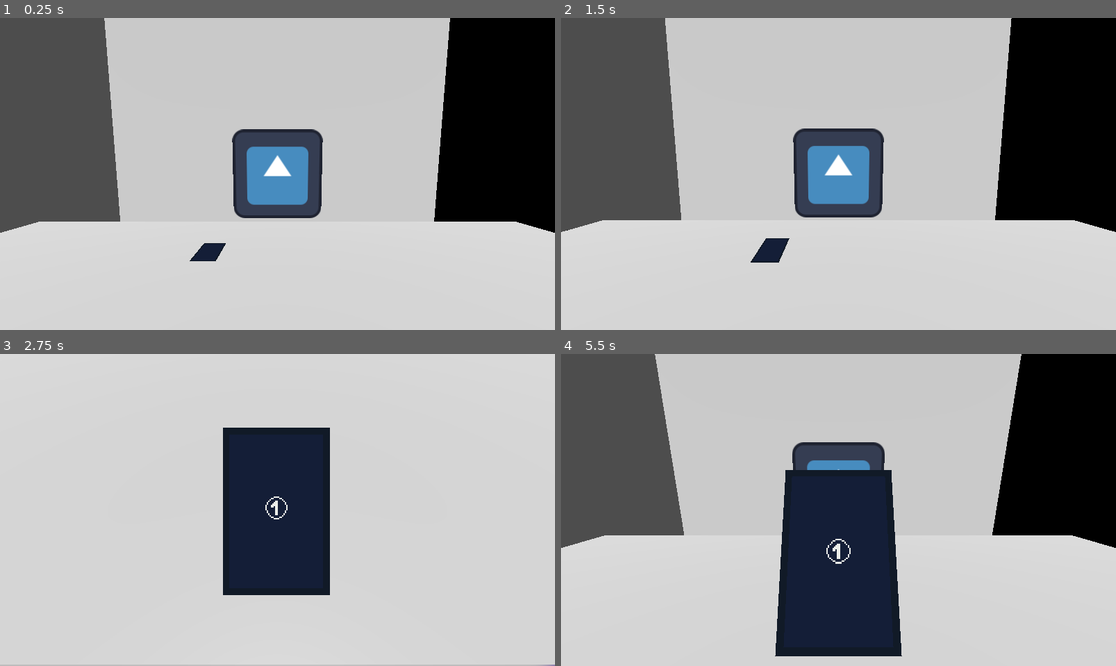
Above: before the commit, frames 1-4 (two rows, left to right).
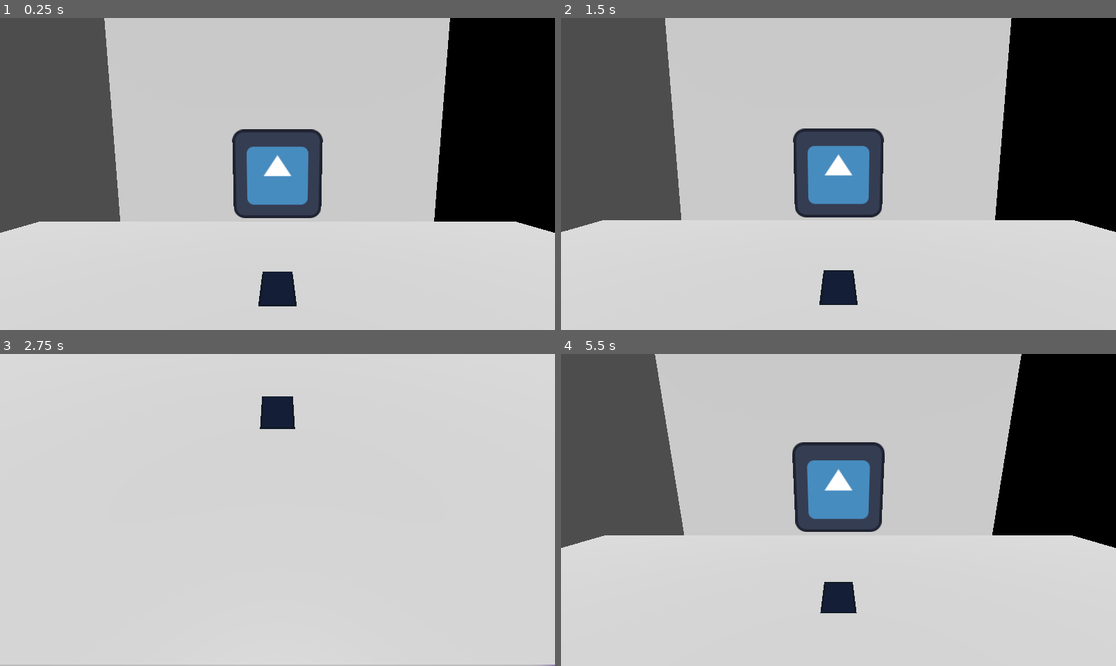
Above: after the commit, the same moments.

Repository: KiktorWania/GameOff2024
Game: Godot game, scene res://Scene/main.tscn
Two runs of this game, one before a commit and one after it. Both use one fixed random seed, a clock stepped at 60 frames per second and the inputs below. Before the commit the project starts from res://main.tscn. The engine's default icon, where the game draws it, is replaced by a stand-in: a white triangle on a blue panel in a dark square.
Inputs (mouse positions are in pixels of both pictures, inside the frame that each line leads up to):
- Up to frame 1 (0.25 s): no input
- Up to frame 2 (1.5 s): move the mouse to (960, 158) at 0.52 s; click (960, 158) at 0.6 s; tap E (test) at 0.8, 1.35 s; move the mouse to (727, 189) at 1.27 s; hold Space (PutDown) from 1.28 s (still down)
- Up to frame 3 (2.75 s): tap R (test2) at 1.55, 2.1 s; move the mouse to (333, 441) at 2.02 s; release Space (PutDown) at 2.03 s; click (333, 441) at 2.3 s
- Up to frame 4 (5.5 s): move the mouse to (810, 572) at 2.77 s; click (810, 572) at 2.85 s; tap E (test) at 3.05, 3.6, 5.3 s; move the mouse to (1005, 556) at 3.52 s; hold Space (PutDown) from 3.53 s (still down); tap R (test2) at 3.8, 4.35 s; move the mouse to (672, 463) at 4.27 s; click (672, 463) at 4.55 s; move the mouse to (866, 510) at 5.02 s; click (866, 510) at 5.1 s

The runs differ from the first frame. In frame 1, 0.9% of the frame differs, in the area x 34-54%, y 72-93%; in frame 2, 1.1%; in frame 3, 11%; in frame 4, 11%, in the area x 38-62%, y 37-97%.

Commit message:
Day 4
Sooo i made my own 3d buttons in seperate project, with much cleaner aproach and then updated this one. Im happy with results!

Also I got a simple LockScreen system to work and some fancy animation for it.

Additionaly i finnaly organised file structure. No more mess! yey

Tommorow i wanna figure puzzle aspect of a game, so what apps could player search, finding out whats the password etc. Its a lot of work so ill designe it on paper first and then work on it in following days

Diff:
--- a/CameraControler.gd
+++ /dev/null
@@ -1,41 +0,0 @@
-extends Camera3D
-
-@export var tableNode : Node3D
-@export var personNode : Node3D
-var lookingAt
-
-var hoveredObject : Interactable = null
-
-func _ready():
-	lookingAt = personNode
-
-func _process(delta):
-	if(Input.is_action_just_pressed("test")):
-		lookingAt = personNode
-	elif(Input.is_action_just_pressed("test2")):
-		lookingAt = tableNode
-
-func _physics_process(delta):
-	transform = transform.interpolate_with(transform.looking_at(lookingAt.global_position), 0.2)
-
-	var mouse_pos = get_viewport().get_mouse_position()
-
-	var from = project_ray_origin(mouse_pos)
-	var to = from + project_ray_normal(mouse_pos) * 5000
-
-	var space_state = get_world_3d().direct_space_state
-
-	var params = PhysicsRayQueryParameters3D.new()
-	params.from = from
-	params.to = to
-	params.collide_with_areas = true
-
-	var result = space_state.intersect_ray(params)
-
-	#todo check if new object is different from currentHoveredObject to avoid situation where 2 objects are hovered at the same time
-	if(!result.is_empty()):
-		hoveredObject = result.get("collider")
-		hoveredObject.hovered = true
-	else:
-		if(hoveredObject):
-			hoveredObject.hovered = false
--- /dev/null
+++ b/Clickable/Clickable.gd
@@ -0,0 +1,17 @@
+extends Area3D
+class_name Clickable
+
+var focus = false
+
+func _process(delta):
+	if(InputMap.has_action("LMB") and Input.is_action_just_pressed("LMB") and focus):
+		on_click()
+
+func on_mouse_enter():
+	focus = true
+
+func on_mouse_exit():
+	focus = false
+
+func on_click():
+	pass
--- a/GameManager.gd
+++ /dev/null
@@ -1,10 +0,0 @@
-extends Node3D
-
-@export var camera : Camera3D
-
-func move_child_into_camera():
-	pass
-
-
-func _on_item_body_picked_up():
-	pass # Replace with function body.
--- a/ItemList.gd
+++ /dev/null
@@ -1 +0,0 @@
-extends Node
--- a/Phone/NewPhone.tscn
+++ /dev/null
@@ -1,26 +0,0 @@
-[gd_scene load_steps=6 format=3 uid="uid://bd72hb0b720f0"]
-
-[ext_resource type="PackedScene" uid="uid://evgf3b3x088k" path="res://Test/InteractableObject.tscn" id="1_akg50"]
-[ext_resource type="Texture2D" uid="uid://dek4y1whtf1mq" path="res://Scene/Models/phone.png" id="2_0fagd"]
-[ext_resource type="Script" path="res://Phone/ItemSprite.gd" id="3_ywmn7"]
-[ext_resource type="Script" path="res://Phone/ScreenManager.gd" id="4_2friq"]
-
-[sub_resource type="BoxShape3D" id="BoxShape3D_7ycvo"]
-
-[node name="Phone" type="Node3D"]
-
-[node name="InteractableObject" parent="." node_paths=PackedStringArray("collisionShape") instance=ExtResource("1_akg50")]
-collisionShape = NodePath("shape")
-
-[node name="shape" type="CollisionShape3D" parent="InteractableObject"]
-shape = SubResource("BoxShape3D_7ycvo")
-
-[node name="ItemSprite" type="Sprite3D" parent="."]
-axis = 1
-texture_filter = 0
-texture = ExtResource("2_0fagd")
-script = ExtResource("3_ywmn7")
-
-[node name="Screen" type="Node3D" parent="ItemSprite"]
-transform = Transform3D(1, 0, 0, 0, 1, 0, 0, 0, 1, 0, 0.00987403, 0)
-script = ExtResource("4_2friq")
--- a/Phone/ItemSprite.gd
+++ b/Phone/PhoneSprite.gd
@@ -1,14 +1,14 @@
 extends Sprite3D
 class_name ItemSprite
 
-var camera : Camera3D
+#todo get rid off this shit
+
 var originalPos : Transform3D
 
 var hoveredPos : Transform3D
 var hovered = false
 
 func _ready():
-	camera = get_viewport().get_camera_3d()
 	originalPos = transform
 	hoveredPos = originalPos
 	hoveredPos.origin.y += .1
--- a/Phone/ScreenManager.gd
+++ /dev/null
@@ -1,14 +0,0 @@
-extends Node3D
-var active = false
-
-
-func _ready():
-	pass
-
-func _process(delta):
-	visible = active
-
-func activate():
-	for c in get_children():
-		if(c is Interactable):
-			c.active = true
--- /dev/null
+++ b/Phone/Screens/LockScreen/LockScreen.gd
@@ -0,0 +1,39 @@
+extends Node3D
+
+@onready var password = $password
+@onready var passwordAnimation = $password/AnimationPlayer
+
+@export var blankIcon : Texture
+@export var fullIcon : Texture
+
+var playAnimation = false
+
+var passLen = 0
+var code = "1111"
+var tempCode = ""
+
+func _ready():
+	for c in get_children():
+		if(c.has_signal("send_data")):
+			c.send_data.connect(on_button_pressed)
+
+func _process(delta):
+	pass
+
+func on_button_pressed(data):
+	if !passwordAnimation.is_playing():
+		tempCode = tempCode + data
+		password.get_child(passLen).texture = fullIcon
+		passLen += 1
+		if(passLen >= 4):
+			check_pass()
+			passLen = 0
+
+func check_pass():
+	if(tempCode == code):
+		print("succes")
+	else:
+		print("failure")
+		tempCode = ""
+		passLen = 0
+		passwordAnimation.play("denied")
--- /dev/null
+++ b/Phone/Screens/LockScreen/LockScreen.tscn
@@ -0,0 +1,260 @@
+[gd_scene load_steps=8 format=3 uid="uid://ct3n3qje6ctvd"]
+
+[ext_resource type="Script" path="res://Phone/Screens/LockScreen/LockScreen.gd" id="1_j0vbi"]
+[ext_resource type="Texture2D" uid="uid://dw125qvrfypee" path="res://Sprites/point-blank.png" id="2_cp0ft"]
+[ext_resource type="Texture2D" uid="uid://dhm5jdwpm1opc" path="res://Sprites/point-full.png" id="3_jap8i"]
+[ext_resource type="PackedScene" uid="uid://bxwk4morc5pmt" path="res://Phone/Widgets/Button/PhoneButton.tscn" id="4_lcjdw"]
+
+[sub_resource type="Animation" id="Animation_a4xp1"]
+length = 0.001
+tracks/0/type = "value"
+tracks/0/imported = false
+tracks/0/enabled = true
+tracks/0/path = NodePath("Sprite3D:position")
+tracks/0/interp = 1
+tracks/0/loop_wrap = true
+tracks/0/keys = {
+"times": PackedFloat32Array(0),
+"transitions": PackedFloat32Array(1),
+"update": 0,
+"values": [Vector3(-0.075, 0, 0)]
+}
+tracks/1/type = "value"
+tracks/1/imported = false
+tracks/1/enabled = true
+tracks/1/path = NodePath("Sprite3D:texture")
+tracks/1/interp = 1
+tracks/1/loop_wrap = true
+tracks/1/keys = {
+"times": PackedFloat32Array(),
+"transitions": PackedFloat32Array(),
+"update": 1,
+"values": []
+}
+tracks/2/type = "value"
+tracks/2/imported = false
+tracks/2/enabled = true
+tracks/2/path = NodePath("Sprite3D2:position")
+tracks/2/interp = 1
+tracks/2/loop_wrap = true
+tracks/2/keys = {
+"times": PackedFloat32Array(0),
+"transitions": PackedFloat32Array(1),
+"update": 0,
+"values": [Vector3(-0.025, 0, 0)]
+}
+tracks/3/type = "value"
+tracks/3/imported = false
+tracks/3/enabled = true
+tracks/3/path = NodePath("Sprite3D2:texture")
+tracks/3/interp = 1
+tracks/3/loop_wrap = true
+tracks/3/keys = {
+"times": PackedFloat32Array(),
+"transitions": PackedFloat32Array(),
+"update": 1,
+"values": []
+}
+tracks/4/type = "value"
+tracks/4/imported = false
+tracks/4/enabled = true
+tracks/4/path = NodePath("Sprite3D3:position")
+tracks/4/interp = 1
+tracks/4/loop_wrap = true
+tracks/4/keys = {
+"times": PackedFloat32Array(0),
+"transitions": PackedFloat32Array(1),
+"update": 0,
+"values": [Vector3(0.025, 0, 0)]
+}
+tracks/5/type = "value"
+tracks/5/imported = false
+tracks/5/enabled = true
+tracks/5/path = NodePath("Sprite3D3:texture")
+tracks/5/interp = 1
+tracks/5/loop_wrap = true
+tracks/5/keys = {
+"times": PackedFloat32Array(),
+"transitions": PackedFloat32Array(),
+"update": 1,
+"values": []
+}
+tracks/6/type = "value"
+tracks/6/imported = false
+tracks/6/enabled = true
+tracks/6/path = NodePath("Sprite3D4:position")
+tracks/6/interp = 1
+tracks/6/loop_wrap = true
+tracks/6/keys = {
+"times": PackedFloat32Array(0),
+"transitions": PackedFloat32Array(1),
+"update": 0,
+"values": [Vector3(0.075, 0, 0)]
+}
+tracks/7/type = "value"
+tracks/7/imported = false
+tracks/7/enabled = true
+tracks/7/path = NodePath("Sprite3D4:texture")
+tracks/7/interp = 1
+tracks/7/loop_wrap = true
+tracks/7/keys = {
+"times": PackedFloat32Array(),
+"transitions": PackedFloat32Array(),
+"update": 1,
+"values": []
+}
+
+[sub_resource type="Animation" id="Animation_v0paf"]
+resource_name = "denied"
+length = 0.6
+step = 0.05
+tracks/0/type = "value"
+tracks/0/imported = false
+tracks/0/enabled = true
+tracks/0/path = NodePath("Sprite3D:position")
+tracks/0/interp = 1
+tracks/0/loop_wrap = true
+tracks/0/keys = {
+"times": PackedFloat32Array(0, 0.1, 0.2, 0.3),
+"transitions": PackedFloat32Array(1, 1, 1, 1),
+"update": 0,
+"values": [Vector3(-0.075, 0, 0), Vector3(-0.075, 0.0202368, 0), Vector3(-0.075, -0.0102496, 0), Vector3(-0.075, 1.49459e-05, 0)]
+}
+tracks/1/type = "value"
+tracks/1/imported = false
+tracks/1/enabled = true
+tracks/1/path = NodePath("Sprite3D:texture")
+tracks/1/interp = 1
+tracks/1/loop_wrap = true
+tracks/1/keys = {
+"times": PackedFloat32Array(0.4),
+"transitions": PackedFloat32Array(1),
+"update": 1,
+"values": [ExtResource("2_cp0ft")]
+}
+tracks/2/type = "value"
+tracks/2/imported = false
+tracks/2/enabled = true
+tracks/2/path = NodePath("Sprite3D2:position")
+tracks/2/interp = 1
+tracks/2/loop_wrap = true
+tracks/2/keys = {
+"times": PackedFloat32Array(0.05, 0.15, 0.25, 0.35),
+"transitions": PackedFloat32Array(1, 1, 1, 1),
+"update": 0,
+"values": [Vector3(-0.025, 0, 0), Vector3(-0.025, 0.02, 0), Vector3(-0.025, -0.01, 0), Vector3(-0.025, 0, 0)]
+}
+tracks/3/type = "value"
+tracks/3/imported = false
+tracks/3/enabled = true
+tracks/3/path = NodePath("Sprite3D2:texture")
+tracks/3/interp = 1
+tracks/3/loop_wrap = true
+tracks/3/keys = {
+"times": PackedFloat32Array(0.45),
+"transitions": PackedFloat32Array(1),
+"update": 1,
+"values": [ExtResource("2_cp0ft")]
+}
+tracks/4/type = "value"
+tracks/4/imported = false
+tracks/4/enabled = true
+tracks/4/path = NodePath("Sprite3D3:position")
+tracks/4/interp = 1
+tracks/4/loop_wrap = true
+tracks/4/keys = {
+"times": PackedFloat32Array(0.1, 0.2, 0.3, 0.4),
+"transitions": PackedFloat32Array(1, 1, 1, 1),
+"update": 0,
+"values": [Vector3(0.025, 0, 0), Vector3(0.025, 0.02, 0), Vector3(0.025, -0.01, 0), Vector3(0.025, 0, 0)]
+}
+tracks/5/type = "value"
+tracks/5/imported = false
+tracks/5/enabled = true
+tracks/5/path = NodePath("Sprite3D4:position")
+tracks/5/interp = 1
+tracks/5/loop_wrap = true
+tracks/5/keys = {
+"times": PackedFloat32Array(0.15, 0.25, 0.35, 0.45),
+"transitions": PackedFloat32Array(1, 1, 1, 1),
+"update": 0,
+"values": [Vector3(0.075, 0, 0), Vector3(0.075, 0.02, 0), Vector3(0.075, -0.01, 0), Vector3(0.075, 0, 0)]
+}
+tracks/6/type = "value"
+tracks/6/imported = false
+tracks/6/enabled = true
+tracks/6/path = NodePath("Sprite3D3:texture")
+tracks/6/interp = 1
+tracks/6/loop_wrap = true
+tracks/6/keys = {
+"times": PackedFloat32Array(0.5),
+"transitions": PackedFloat32Array(1),
+"update": 1,
+"values": [ExtResource("2_cp0ft")]
+}
+tracks/7/type = "value"
+tracks/7/imported = false
+tracks/7/enabled = true
+tracks/7/path = NodePath("Sprite3D4:texture")
+tracks/7/interp = 1
+tracks/7/loop_wrap = true
+tracks/7/keys = {
+"times": PackedFloat32Array(0.55),
+"transitions": PackedFloat32Array(1),
+"update": 1,
+"values": [ExtResource("2_cp0ft")]
+}
+
+[sub_resource type="AnimationLibrary" id="AnimationLibrary_4ckn7"]
+_data = {
+"RESET": SubResource("Animation_a4xp1"),
+"denied": SubResource("Animation_v0paf")
+}
+
+[node name="LockScreen" type="Node3D"]
+script = ExtResource("1_j0vbi")
+blankIcon = ExtResource("2_cp0ft")
+fullIcon = ExtResource("3_jap8i")
+
+[node name="Clickable" parent="." instance=ExtResource("4_lcjdw")]
+customValue = "2"
+
+[node name="Clickable2" parent="." instance=ExtResource("4_lcjdw")]
+transform = Transform3D(1, 0, 0, 0, 1, 0, 0, 0, 1, 0.187114, 0, 0)
+customValue = "3"
+
+[node name="Clickable3" parent="." instance=ExtResource("4_lcjdw")]
+transform = Transform3D(1, 0, 0, 0, 1, 0, 0, 0, 1, -0.184342, 0, 0)
+customValue = "1"
+
+[node name="password" type="Node3D" parent="."]
+transform = Transform3D(1, 0, 0, 0, 1, 0, 0, 0, 1, 0, 0.163813, 0)
+
+[node name="Sprite3D" type="Sprite3D" parent="password"]
+transform = Transform3D(1, 0, 0, 0, 1, 0, 0, 0, 1, -0.075, 0, 0)
+pixel_size = 0.002
+texture_filter = 0
+texture = ExtResource("2_cp0ft")
+
+[node name="Sprite3D2" type="Sprite3D" parent="password"]
+transform = Transform3D(1, 0, 0, 0, 1, 0, 0, 0, 1, -0.025, 0, 0)
+pixel_size = 0.002
+texture_filter = 0
+texture = ExtResource("2_cp0ft")
+
+[node name="Sprite3D3" type="Sprite3D" parent="password"]
+transform = Transform3D(1, 0, 0, 0, 1, 0, 0, 0, 1, 0.025, 0, 0)
+pixel_size = 0.002
+texture_filter = 0
+texture = ExtResource("2_cp0ft")
+
+[node name="Sprite3D4" type="Sprite3D" parent="password"]
+transform = Transform3D(1, 0, 0, 0, 1, 0, 0, 0, 1, 0.075, 0, 0)
+pixel_size = 0.002
+texture_filter = 0
+texture = ExtResource("2_cp0ft")
+
+[node name="AnimationPlayer" type="AnimationPlayer" parent="password"]
+libraries = {
+"": SubResource("AnimationLibrary_4ckn7")
+}
--- /dev/null
+++ b/Phone/Widgets/Button/PhoneButton.gd
@@ -0,0 +1,30 @@
+@tool
+extends Clickable
+class_name PhoneButton
+
+@export var customTexture : Texture
+@export var customShape : Shape3D
+
+@export var customValue : String = "default"
+
+@onready var sprite = $Sprite3D
+@onready var shape = $CollisionShape3D
+
+signal send_data(value)
+
+func _ready():
+	checkCustom()
+
+func _process(delta):
+	super(delta)
+	if Engine.is_editor_hint():
+		checkCustom()
+
+func checkCustom():
+	if(customTexture):
+		sprite.texture = customTexture
+	if(customShape):
+		shape.shape = customShape
+
+func on_click():
+	emit_signal("send_data", customValue)
--- /dev/null
+++ b/Phone/Widgets/Button/PhoneButton.tscn
@@ -0,0 +1,17 @@
+[gd_scene load_steps=4 format=3 uid="uid://bxwk4morc5pmt"]
+
+[ext_resource type="Script" path="res://Phone/Widgets/Button/PhoneButton.gd" id="1_elyul"]
+[ext_resource type="Texture2D" uid="uid://cf56w5vvsq823" path="res://Sprites/1.png" id="2_tyhrp"]
+
+[sub_resource type="BoxShape3D" id="BoxShape3D_urjhg"]
+size = Vector3(0.163086, 0.166016, 0.0263672)
+
+[node name="Button" type="Area3D"]
+script = ExtResource("1_elyul")
+
+[node name="CollisionShape3D" type="CollisionShape3D" parent="."]
+shape = SubResource("BoxShape3D_urjhg")
+
+[node name="Sprite3D" type="Sprite3D" parent="."]
+texture_filter = 0
+texture = ExtResource("2_tyhrp")
--- a/Phone/phone.tscn
+++ b/Phone/phone.tscn
@@ -1,23 +1,64 @@
-[gd_scene load_steps=9 format=3 uid="uid://b34u7h77nhjyj"]
+[gd_scene load_steps=6 format=3 uid="uid://b34u7h77nhjyj"]
 
-[ext_resource type="Script" path="res://StaticBody3D.gd" id="1_5nfkr"]
-[ext_resource type="Texture2D" uid="uid://dek4y1whtf1mq" path="res://Scene/Models/phone.png" id="1_pqp6l"]
-[ext_resource type="Script" path="res://Phone/ItemSprite.gd" id="3_1sy8b"]
-[ext_resource type="PackedScene" uid="uid://evgf3b3x088k" path="res://Test/InteractableObject.tscn" id="4_d0aee"]
-[ext_resource type="Script" path="res://Phone/ScreenManager.gd" id="4_qxjtd"]
-[ext_resource type="Texture2D" uid="uid://cf56w5vvsq823" path="res://Scene/Models/1.png" id="4_sftid"]
+[ext_resource type="Texture2D" uid="uid://dek4y1whtf1mq" path="res://Sprites/phone.png" id="1_pqp6l"]
+[ext_resource type="Script" path="res://Phone/PhoneSprite.gd" id="3_1sy8b"]
+[ext_resource type="PackedScene" uid="uid://ct3n3qje6ctvd" path="res://Phone/Screens/LockScreen/LockScreen.tscn" id="5_hypep"]
+
+[sub_resource type="GDScript" id="GDScript_8ra0b"]
+script/source = "extends Clickable
+
+var picked = false
+
+var original_transform : Transform3D
+@export var camera : Camera3D
+
+@onready var sprite : ItemSprite = $ItemSprite
+@onready var shape : CollisionShape3D = $shape
+@onready var screen = $LockScreen
+
+@export var snapPoint : Node3D
+
+signal on_pick
+
+func _ready():
+	original_transform = transform
+
+func _process(delta):
+	super(delta)
+	if(Input.is_action_just_pressed(\"PutDown\") and picked):
+		picked = false
+		shape.disabled = false
+
+func _physics_process(delta):
+	screen.visible = picked
+
+	if(picked):
+		transform = transform.interpolate_with(snapPoint.global_transform, 0.2)
+	if(!picked):
+		transform = transform.interpolate_with(original_transform, 0.2)
+
+func on_mouse_enter():
+	super()
+	sprite.hovered = true
+func on_mouse_exit():
+	super()
+	sprite.hovered = false
+
+func on_click():
+	if(!picked):
+		picked = true
+		shape.disabled = true
+		sprite.hovered = false
+"
 
 [sub_resource type="BoxShape3D" id="BoxShape3D_lwdjt"]
 size = Vector3(0.178711, 0.0136719, 0.267578)
 
-[sub_resource type="BoxShape3D" id="BoxShape3D_tq4mx"]
-
-[node name="ItemBody" type="Area3D" node_paths=PackedStringArray("collisionShape")]
-script = ExtResource("1_5nfkr")
-collisionShape = NodePath("shape")
+[node name="ItemBody" type="Area3D"]
+script = SubResource("GDScript_8ra0b")
 
 [node name="shape" type="CollisionShape3D" parent="."]
-transform = Transform3D(1, 0, 0, 0, 1, 0, 0, 0, 1, 0, 0, 0.0128326)
+transform = Transform3D(1, 0, 0, 0, 1, 0, 0, 0, 1, 0, 0.0213192, 0.0128326)
 shape = SubResource("BoxShape3D_lwdjt")
 
 [node name="ItemSprite" type="Sprite3D" parent="."]
@@ -26,21 +67,5 @@
 texture = ExtResource("1_pqp6l")
 script = ExtResource("3_1sy8b")
 
-[node name="Screen" type="Node3D" parent="ItemSprite"]
-transform = Transform3D(1, 0, 0, 0, 1, 0, 0, 0, 1, 0, 0.00987403, 0)
-script = ExtResource("4_qxjtd")
-
-[node name="InteractableObject" parent="ItemSprite/Screen" node_paths=PackedStringArray("collisionShape") instance=ExtResource("4_d0aee")]
-active = false
-collisionShape = NodePath("CollisionShape3D")
-
-[node name="CollisionShape3D" type="CollisionShape3D" parent="ItemSprite/Screen/InteractableObject"]
-shape = SubResource("BoxShape3D_tq4mx")
-disabled = true
-
-[node name="Sprite3D" type="Sprite3D" parent="ItemSprite/Screen/InteractableObject"]
-transform = Transform3D(1, 0, 0, 0, 1, 0, 0, 0, 1, 0, 0.00554633, 0)
-pixel_size = 0.002
-axis = 1
-texture_filter = 0
-texture = ExtResource("4_sftid")
+[node name="LockScreen" parent="." instance=ExtResource("5_hypep")]
+transform = Transform3D(0.23, 0, 0, 0, -1.00536e-08, 0.23, 0, -0.23, -1.00536e-08, 0, 0.0139449, 0)
--- /dev/null
+++ b/Scene/CameraControler.gd
@@ -0,0 +1,43 @@
+extends Camera3D
+
+@export var tableNode : Node3D
+@export var personNode : Node3D
+var lookingAt
+
+var focusedClickable : Clickable = null
+
+func _ready():
+	lookingAt = personNode
+
+func _process(delta):
+	if(Input.is_action_just_pressed("test")):
+		lookingAt = personNode
+	elif(Input.is_action_just_pressed("test2")):
+		lookingAt = tableNode
+
+func _physics_process(delta):
+	transform = transform.interpolate_with(transform.looking_at(lookingAt.global_position), 0.2)
+
+	var space_state = get_world_3d().direct_space_state
+
+	var mouse_pos = get_viewport().get_mouse_position()
+	var ray_origin = project_ray_origin(mouse_pos)
+	var ray_end = ray_origin + project_ray_normal(mouse_pos) * 2000
+
+	var params = PhysicsRayQueryParameters3D.new()
+	params.from = ray_origin
+	params.to = ray_end
+	params.collide_with_areas = true
+
+	var intersection = space_state.intersect_ray(params)
+	if(!intersection.is_empty()):
+		var clicked = intersection.get("collider")
+		if(clicked is Clickable and clicked != focusedClickable):
+			if(focusedClickable != null):
+				focusedClickable.on_mouse_exit()
+			focusedClickable = clicked
+			focusedClickable.on_mouse_enter()
+	else:
+		if(focusedClickable != null):
+			focusedClickable.on_mouse_exit()
+			focusedClickable = null
--- /dev/null
+++ b/Scene/main.tscn
@@ -0,0 +1,37 @@
+[gd_scene load_steps=5 format=3 uid="uid://oqtnkt6n75vt"]
+
+[ext_resource type="Script" path="res://Scene/CameraControler.gd" id="1_kjgms"]
+[ext_resource type="PackedScene" uid="uid://nhhgtdnwhilf" path="res://Scene/Models/scena.glb" id="2_okfnv"]
+[ext_resource type="Texture2D" uid="uid://cp27pqrdq5d1o" path="res://icon.svg" id="3_hrbna"]
+[ext_resource type="PackedScene" uid="uid://b34u7h77nhjyj" path="res://Phone/phone.tscn" id="4_4wpfb"]
+
+[node name="GameManager" type="Node3D"]
+
+[node name="Camera3D" type="Camera3D" parent="." node_paths=PackedStringArray("tableNode", "personNode")]
+transform = Transform3D(1, 0, 0, 0, 1, 0, 0, 0, 1, 0, 2, 0.911009)
+script = ExtResource("1_kjgms")
+tableNode = NodePath("../Room/CameraSnapPoint")
+personNode = NodePath("../Room/Sprite3D")
+
+[node name="ItemSnapPoint" type="Node3D" parent="Camera3D"]
+transform = Transform3D(1, 0, 0, 0, -4.37114e-08, -1, 0, 1, -4.37114e-08, 0, 0, -0.3)
+
+[node name="Room" type="Node3D" parent="."]
+
+[node name="scena" parent="Room" instance=ExtResource("2_okfnv")]
+transform = Transform3D(-4.37114e-08, 0, 1, 0, 1, 0, -1, 0, -4.37114e-08, 0, 0, 0)
+
+[node name="Sprite3D" type="Sprite3D" parent="Room"]
+transform = Transform3D(1, 0, 0, 0, 1, 0, 0, 0, 1, 0, 1.7, -2)
+texture = ExtResource("3_hrbna")
+
+[node name="CameraSnapPoint" type="Node3D" parent="Room"]
+transform = Transform3D(1, 0, 0, 0, 1, 0, 0, 0, 1, 0, 1.33498, 0.53507)
+
+[node name="ItemBody" parent="Room" node_paths=PackedStringArray("camera", "snapPoint") instance=ExtResource("4_4wpfb")]
+transform = Transform3D(1, 0, 0, 0, 1, 0, 0, 0, 1, 0, 1.37366, 0)
+camera = NodePath("../../Camera3D")
+snapPoint = NodePath("../../Camera3D/ItemSnapPoint")
+
+[node name="DirectionalLight3D" type="DirectionalLight3D" parent="."]
+transform = Transform3D(1, 0, 0, 0, 0.572389, 0.819982, 0, -0.819982, 0.572389, 0, 13.5407, 13.8204)
--- a/StaticBody3D.gd
+++ /dev/null
@@ -1,33 +0,0 @@
-extends Interactable
-
-var picked = false
-
-var original_transform : Transform3D
-@export var camera : Camera3D
-
-@onready var sprite : ItemSprite = $ItemSprite
-@onready var screen = $ItemSprite/Screen
-@export var snapPoint : Node3D
-
-signal on_pick
-
-func _ready():
-	original_transform = transform
-	screen.active = picked
-
-func _process(delta):
-	if(Input.is_action_just_pressed("LMB") and !picked):
-		picked = true
-		sprite.hovered = false
-		screen.active = true
-		screen.activate()
-	if(Input.is_action_just_pressed("PutDown") and picked):
-		picked = false
-		screen.active = false
-
-func _physics_process(delta):
-	if(picked):
-		transform = transform.interpolate_with(snapPoint.global_transform, 0.2)
-	if(!picked):
-		transform = transform.interpolate_with(original_transform, 0.2)
-		sprite.hovered = hovered
--- a/Test/Interactable.gd
+++ /dev/null
@@ -1 +0,0 @@
-extends Node
--- a/Test/InteractableObject.gd
+++ /dev/null
@@ -1,17 +0,0 @@
-@tool
-extends Area3D
-class_name Interactable
-
-var hovered = false
-@export var active = true
-
-@export var collisionShape : CollisionShape3D
-
-func _ready():
-	collisionShape.disabled = !active
-
-func _process(delta):
-	collisionShape.disabled = !active
-
-	if(hovered):
-		print("skibidi")
--- a/Test/InteractableObject.tscn
+++ /dev/null
@@ -1,7 +0,0 @@
-[gd_scene load_steps=2 format=3 uid="uid://evgf3b3x088k"]
-
-[ext_resource type="Script" path="res://Test/InteractableObject.gd" id="1_c7wb4"]
-
-[node name="InteractableObject" type="Area3D" node_paths=PackedStringArray("collisionShape")]
-script = ExtResource("1_c7wb4")
-collisionShape = NodePath("")
--- a/main.tscn
+++ /dev/null
@@ -1,40 +0,0 @@
-[gd_scene load_steps=6 format=3 uid="uid://oqtnkt6n75vt"]
-
-[ext_resource type="Script" path="res://CameraControler.gd" id="1_qhl4y"]
-[ext_resource type="Texture2D" uid="uid://cp27pqrdq5d1o" path="res://icon.svg" id="3_p1eau"]
-[ext_resource type="PackedScene" uid="uid://nhhgtdnwhilf" path="res://Scene/Models/scena.glb" id="3_vyki4"]
-[ext_resource type="PackedScene" uid="uid://b34u7h77nhjyj" path="res://Phone/phone.tscn" id="4_fw08k"]
-[ext_resource type="Script" path="res://GameManager.gd" id="4_vv37o"]
-
-[node name="GameManager" type="Node3D" node_paths=PackedStringArray("camera")]
-script = ExtResource("4_vv37o")
-camera = NodePath("Camera3D")
-
-[node name="Camera3D" type="Camera3D" parent="." node_paths=PackedStringArray("tableNode", "personNode")]
-transform = Transform3D(1, 0, 0, 0, 1, 0, 0, 0, 1, 0, 2, 0.911009)
-script = ExtResource("1_qhl4y")
-tableNode = NodePath("../Room/CameraSnapPoint")
-personNode = NodePath("../Room/Sprite3D")
-
-[node name="ItemSnapPoint" type="Node3D" parent="Camera3D"]
-transform = Transform3D(1, 0, 0, 0, -4.37114e-08, -1, 0, 1, -4.37114e-08, 0, 0, -0.3)
-
-[node name="Room" type="Node3D" parent="."]
-
-[node name="scena" parent="Room" instance=ExtResource("3_vyki4")]
-transform = Transform3D(-4.37114e-08, 0, 1, 0, 1, 0, -1, 0, -4.37114e-08, 0, 0, 0)
-
-[node name="Sprite3D" type="Sprite3D" parent="Room"]
-transform = Transform3D(1, 0, 0, 0, 1, 0, 0, 0, 1, 0, 1.7, -2)
-texture = ExtResource("3_p1eau")
-
-[node name="CameraSnapPoint" type="Node3D" parent="Room"]
-transform = Transform3D(1, 0, 0, 0, 1, 0, 0, 0, 1, 0, 1.33498, 0.53507)
-
-[node name="ItemBody" parent="Room" node_paths=PackedStringArray("camera", "snapPoint") instance=ExtResource("4_fw08k")]
-transform = Transform3D(1, 0, 0, 0, 1, 0, 0, 0, 1, -0.454168, 1.35241, -0.389487)
-camera = NodePath("../../Camera3D")
-snapPoint = NodePath("../../Camera3D/ItemSnapPoint")
-
-[node name="DirectionalLight3D" type="DirectionalLight3D" parent="."]
-transform = Transform3D(1, 0, 0, 0, 0.572389, 0.819982, 0, -0.819982, 0.572389, 0, 13.5407, 13.8204)
--- a/phone.gd
+++ /dev/null
@@ -1,10 +0,0 @@
-extends Sprite3D
-class_name Item
-
-var hoover : bool = false
-
-func _ready():
-	pass
-
-func _process(delta):
-	pass
--- a/project.godot
+++ b/project.godot
@@ -11,7 +11,7 @@
 [application]
 
 config/name="GameOff"
-run/main_scene="res://main.tscn"
+run/main_scene="res://Scene/main.tscn"
 config/features=PackedStringArray("4.2", "GL Compatibility")
 config/icon="res://icon.svg"
 
Renamed: Scene/Models/1.png -> Sprites/1.png
Not shown, changed: Sprites/1.png.import
Renamed: Scene/Models/phone.png -> Sprites/phone.png
Not shown, added: Sprites/phone.png.import
Binary file added: Sprites/point-blank.png
Not shown, changed: Sprites/point-blank.png.import
Binary file added: Sprites/point-full.png
Not shown, added: Sprites/point-full.png.import
Renamed: Scene/Models/wall.png -> Sprites/wall.png
Not shown, changed: Sprites/wall.png.import
Not shown, added: Scene/mai3A56.tmp
